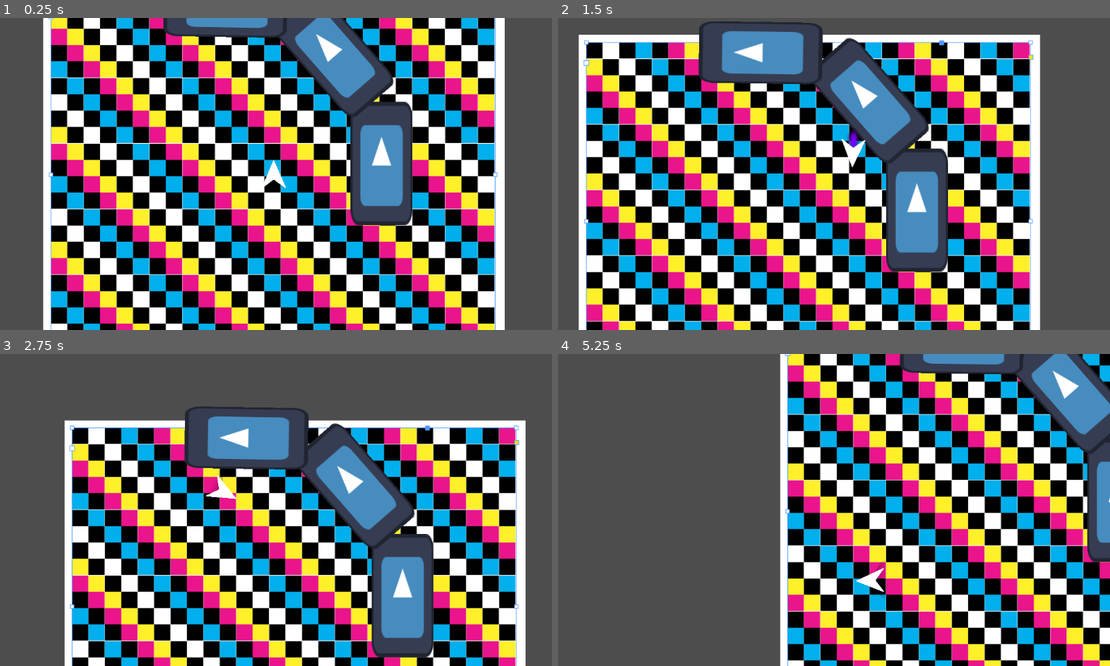
Above: before the commit, frames 1-4 (two rows, left to right).
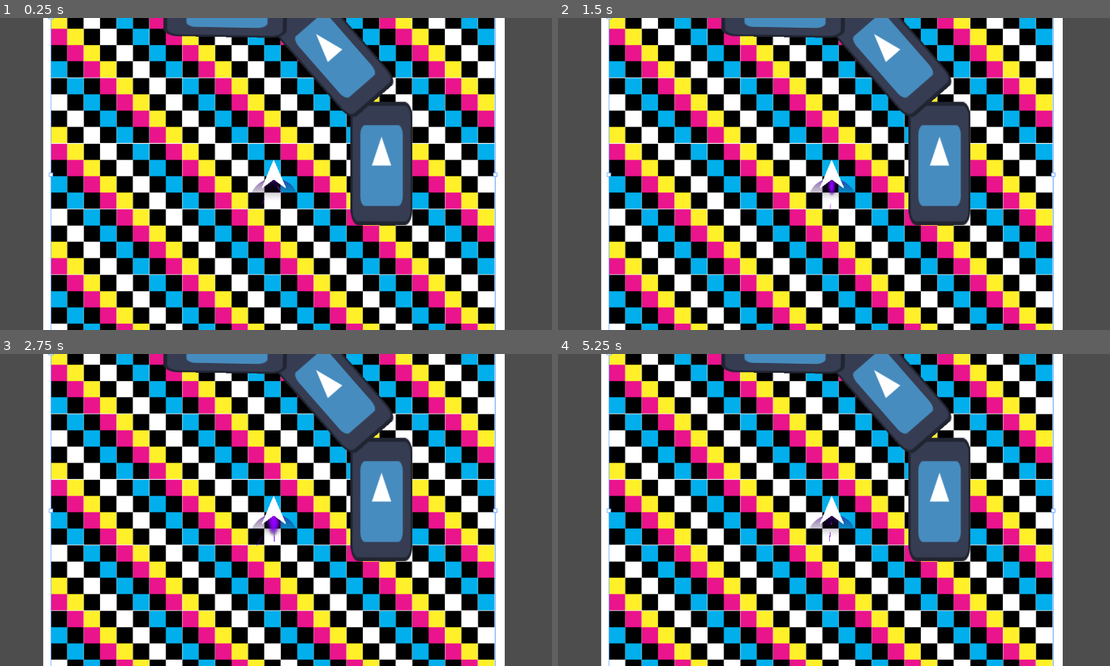
Above: after the commit, the same moments.

Repository: ParadoxArcher/Angle_Advantage
Game: Godot game, scene res://Scenes/GameScene.tscn
The game is run twice, just before and just after one commit, with the same random seed, the same clock (stepped at 60 frames per second) and the same inputs. The engine's default icon, where the game draws it, is replaced by a stand-in: a white triangle on a blue panel in a dark square.
Inputs:
- Up to frame 1 (0.25 s): no input
- Up to frame 2 (1.5 s): tap Enter at 0.5 s; hold D (RotateRight) 0.53-1.28 s; hold W (Boost) 0.53-1.28 s; hold S (Back) from 1.28 s (still down); tap W (Boost) at 1.35 s
- Up to frame 3 (2.75 s): release S (Back) at 2.03 s; hold D (RotateRight) from 2.03 s (still down); hold W (Boost) from 2.03 s (still down); tap Space (Dodge) at 2.1 s
- Up to frame 4 (5.25 s): release W (Boost) at 2.78 s; tap W (Boost) at 2.85, 4.55 s; release D (RotateRight) at 3.53 s; hold W (Boost) 3.53-4.28 s; hold A (RotateLeft) 3.53-5.03 s; tap Space (Dodge) at 4.35 s; hold S (Back) from 5.03 s (still down); hold W (Boost) from 5.03 s (still down)

The runs differ from the first frame. In frame 1, 0.2% of the frame differs, in the area x 45-54%, y 51-60%; in frame 2, 77%; in frame 3, 75%; in frame 4, 86%, in the area x 7-100%, y 0-100%.
Error after the commit: Invalid assignment of property or key 'emitting' with value of type 'bool' on a base object of type 'null instance'. (res://Scripts/PlayerScript.gd:84)

Commit message:
vault backup: 2025-01-28 08:56:40

Diff:
--- a/zProject Files/Godot/Scenes/Player.tscn
+++ b/zProject Files/Godot/Scenes/Player.tscn
@@ -9,17 +9,6 @@
 [ext_resource type="Texture2D" uid="uid://caa4c2i0dp1bm" path="res://Assets/Player/Boost Particle.png" id="6_q13sk"]
 [ext_resource type="Shader" path="res://Shaders/ColorAnimater.gdshader" id="7_c6xhd"]
 [ext_resource type="Texture2D" uid="uid://82veagudcihb" path="res://Assets/Player/Boost VFX.png" id="7_cnoma"]
-
-[sub_resource type="Curve" id="Curve_70c1a"]
-min_value = 1.0
-max_value = 2.0
-bake_resolution = 20
-_data = [Vector2(0, 1), 0.0, 0.0, 0, 0, Vector2(0.99999, 1.74725), 0.0, 0.0, 0, 0, Vector2(1, 3), 0.0, 0.0, 0, 0]
-point_count = 3
-
-[sub_resource type="Gradient" id="Gradient_88hfk"]
-offsets = PackedFloat32Array(0.186667, 0.346667, 0.453333, 0.7, 0.88)
-colors = PackedColorArray(0.490196, 0, 1, 0, 0.756863, 0.486275, 1, 1, 0.490196, 0, 1, 1, 0.490196, 0, 1, 1, 0.490196, 0, 1, 0)
 
 [sub_resource type="FastNoiseLite" id="FastNoiseLite_lx4no"]
 noise_type = 0
@@ -44,6 +33,17 @@
 shader_parameter/BlueFilter = 0.1
 shader_parameter/BlueColor = Color(0, 0, 0, 0)
 shader_parameter/noise_texture = SubResource("NoiseTexture2D_52dgi")
+
+[sub_resource type="Curve" id="Curve_70c1a"]
+min_value = 1.0
+max_value = 2.0
+bake_resolution = 20
+_data = [Vector2(0, 1), 0.0, 0.0, 0, 0, Vector2(0.99999, 1.74725), 0.0, 0.0, 0, 0, Vector2(1, 3), 0.0, 0.0, 0, 0]
+point_count = 3
+
+[sub_resource type="Gradient" id="Gradient_88hfk"]
+offsets = PackedFloat32Array(0.186667, 0.346667, 0.453333, 0.7, 0.88)
+colors = PackedColorArray(0.490196, 0, 1, 0, 0.756863, 0.486275, 1, 1, 0.490196, 0, 1, 1, 0.490196, 0, 1, 1, 0.490196, 0, 1, 0)
 
 [node name="Player" type="CharacterBody2D"]
 z_index = 10
@@ -99,10 +99,17 @@
 [node name="VFX" type="Node2D" parent="."]
 show_behind_parent = true
 
-[node name="BoostParticle" type="CPUParticles2D" parent="VFX"]
+[node name="BoostSprite" type="Sprite2D" parent="VFX"]
 show_behind_parent = true
-position = Vector2(-24, -8.6844e-05)
-rotation = -3.14159
+material = SubResource("ShaderMaterial_m5b53")
+position = Vector2(-92, 0.999664)
+rotation = 1.5708
+texture = ExtResource("7_cnoma")
+
+[node name="BoostParticle" type="CPUParticles2D" parent="VFX/BoostSprite"]
+show_behind_parent = true
+position = Vector2(-0.999997, -68)
+rotation = 1.5708
 amount = 3
 lifetime = 0.4
 explosiveness = 0.2
@@ -122,11 +129,4 @@
 scale_curve_y = SubResource("Curve_70c1a")
 color_ramp = SubResource("Gradient_88hfk")
 
-[node name="BoostSprite" type="Sprite2D" parent="VFX"]
-show_behind_parent = true
-material = SubResource("ShaderMaterial_m5b53")
-position = Vector2(-92, 0.999664)
-rotation = 1.5708
-texture = ExtResource("7_cnoma")
-
 [connection signal="WallBoosting" from="WallBoost Detection" to="." method="_on_wall_boost_detection_wall_boosting"]
Not shown, changed: .obsidian/workspace.json
Not shown, changed: DevNotes/Color Animation Shader.md
Not shown, changed: DevNotes/Player/Movement/Boost VFX.md
Not shown, changed: DevNotes/Player/Movement/Dodge.md
Not shown, changed: DevNotes/Player/Player.md
Not shown, changed: DevNotes/ToDoList.md
